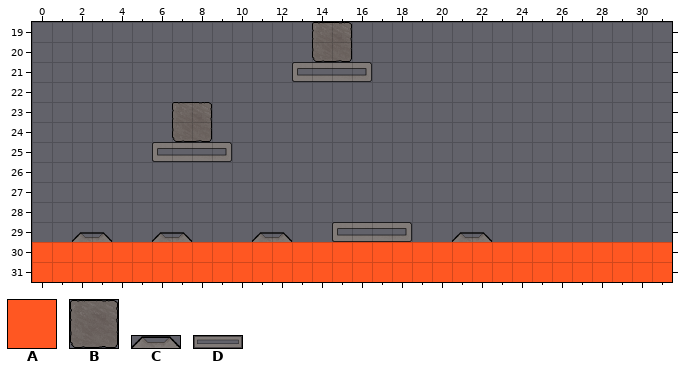
Level history. Tiled map: src/game/assets/maps/map1.tmx. That is the earlier state.
Cells are 64x64 px. Shown: x 0..31, y 19..31.
Key: from "base": A 2; from "objects": B 0 "box", C 2 "button", D 4 "platform".
_ is an empty cell.
Objects are placed by their top-left corner, in cells (3,4 is the top-left corner of cell 3,4); size is 1x1 cell unless given.
Layer "layout" before, first column x 0:
19 ________________________________
20 ________________________________
21 ________________________________
22 ________________________________
23 ________________________________
24 ________________________________
25 ________________________________
26 ________________________________
27 ________________________________
28 ________________________________
29 ________________________________
30 AAAAAAAAAAAAAAAAAAAAAAAAAAAAAAAA
31 AAAAAAAAAAAAAAAAAAAAAAAAAAAAAAAA
Objects on layer "objects" before:
B "box" at 14,19 size 2x2
D "2" at 13,21 size 4x1
B "box" at 7,23 size 2x2
D "2" at 6,25 size 4x1
C "1" at 11,29.5 size 2x0.5
D "1" at 15,29 size 4x1
C "1" at 21,29.5 size 2x0.5
C "2" at 2,29.5 size 2x0.5
C "2" at 6,29.5 size 2x0.5
The result:
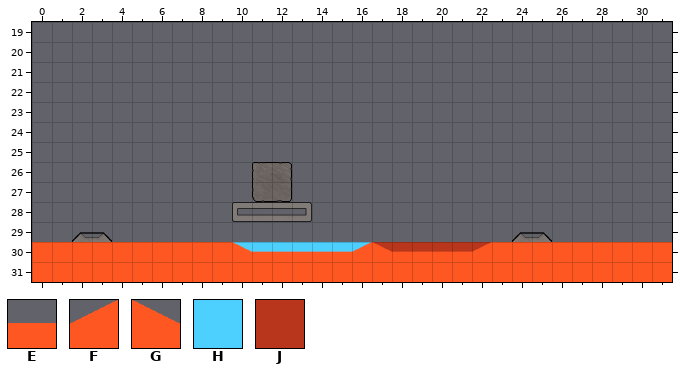
Further tiles: from "base": E 1, F 9, G 10; from "fluids": H 0 "water", J 1 "lava".
What changed:
{"where": "layer \"fluids\" (added)"}
{"now": "J \"lava\" at 17,30 size 6x1"}
{"now": "H \"water\" at 10,30 size 7x1"}
{"where": "layer \"layout\""}
{"y":30,"x":10,"old":"AAAAAAAAAAAAA","new":"GEEEEEFGEEEEF"}
{"where": "layer \"objects\""}
{"was": "B \"box\" at 7,23 size 2x2", "now": "B \"box\" at 11,26 size 2x2"}
{"was": "D \"2\" at 6,25 size 4x1", "now": "D \"2\" at 10,28 size 4x1"}
{"was": "C \"2\" at 6,29.5 size 2x0.5", "now": "C \"2\" at 24,29.5 size 2x0.5"}
{"was": "B \"box\" at 14,19 size 2x2"}
{"was": "D \"2\" at 13,21 size 4x1"}
{"was": "C \"1\" at 11,29.5 size 2x0.5"}
{"was": "D \"1\" at 15,29 size 4x1"}
{"was": "C \"1\" at 21,29.5 size 2x0.5"}
